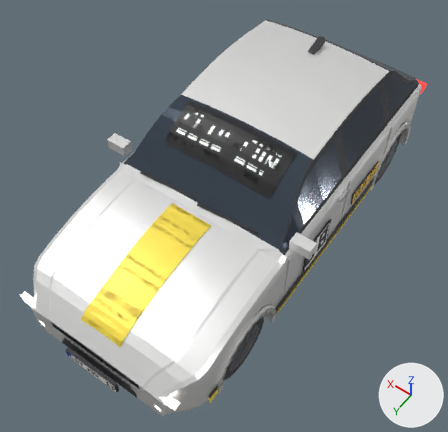
What one commit did to the glTF model assets/cars/mirelle/mirelle.glb.
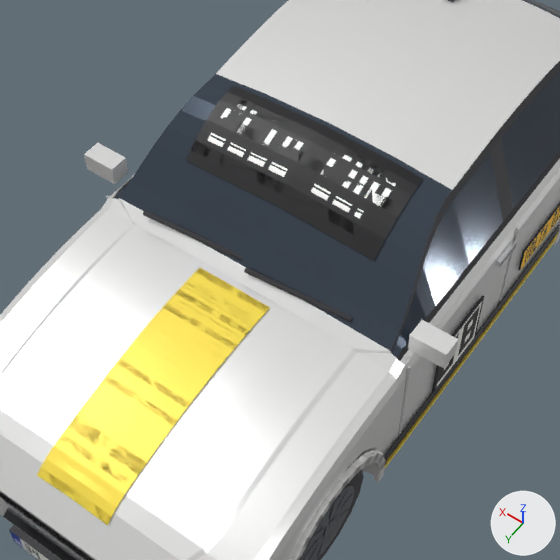
Each version is shown whole from a 50 mm lens placed at (-2.03, 3.24, 4.97), pointed at (-0.02, 0.43, 0.56), then close up on the part from 13% to 83% of the width and 12% to 85% of the height. Lighting does not change. The marker at lower right points along +X, +Y and +Z. The older version's two pictures come first. Where no turn or scale is listed for an object, it has been applied to the vertices. Vertices at exactly the same position are counted once.

The older version as bpy lines, for what is in view:
```python
ob_body_011 = bpy.data.objects.new('body.011', me_body_017)
ob_body_011.location = (0.0, 0.0, 0.0)
ob_livery_011 = bpy.data.objects.new('livery.011', me_livery_017)
ob_livery_011.location = (0.0, 0.0, 0.0)
ob_wheel_fl_011 = bpy.data.objects.new('wheel_FL.011', me_wheel_fl_017)
ob_wheel_fl_011.location = (-0.73, 1.295, 0.31)
```
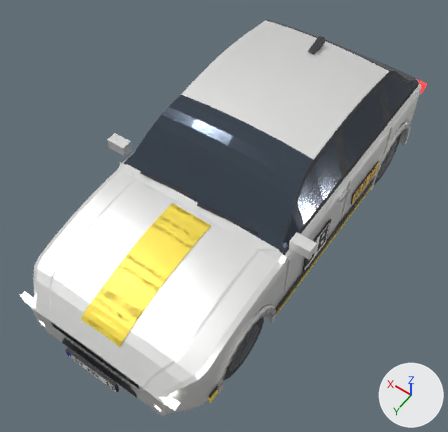
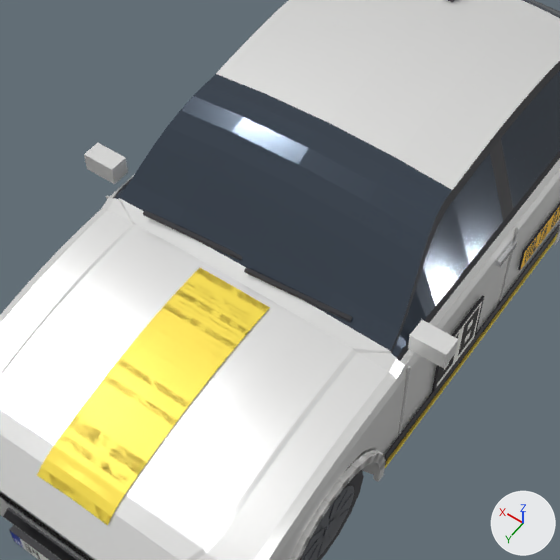
Changed parts and their boxes [x1, y1, x2, y2] in the close-ups (560 x 560 px):
'livery.011', reshaped: before [37, 85, 560, 525]; after [37, 203, 560, 525]
part 1 of me_livery_017, deleted: before [186, 85, 423, 261]

The change, as a diff of the scene's bpy script:
```diff
--- a/assets/cars/mirelle/mirelle.glb.py
+++ b/assets/cars/mirelle/mirelle.glb.py
@@ me_livery_017 @@
 # used by ob_livery_011; location = (0.0, 0.0, 0.0)
-me_livery_017.from_pydata(...)  # 2608 vertices, 5280 faces; spans x -0.88..0.88, y -1.85..2.0, z 0.27..1.46
+me_livery_017.from_pydata(...)  # 2014 vertices, 4096 faces; spans x -0.88..0.88, y -1.85..2.0, z 0.27..1.01
+# me_livery_017 part 1: the loose piece of 594 vertices spanning x -0.53..0.53, y 0.15..0.53, z 1.24..1.46 is deleted
 me_livery_017.materials.append(mat_livery_yellow)
@@ me_livery_017 @@
 me_livery_017.materials.append(mat_mirelle_sponsor)
-me_livery_017.materials.append(mat_mirelle_banner)  # picture img_mirelle_banner
```
